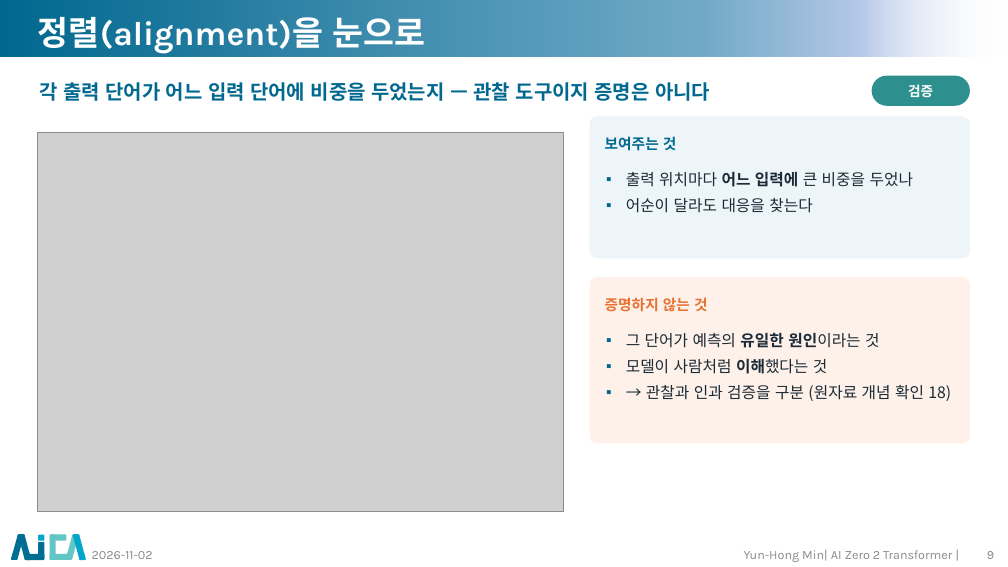
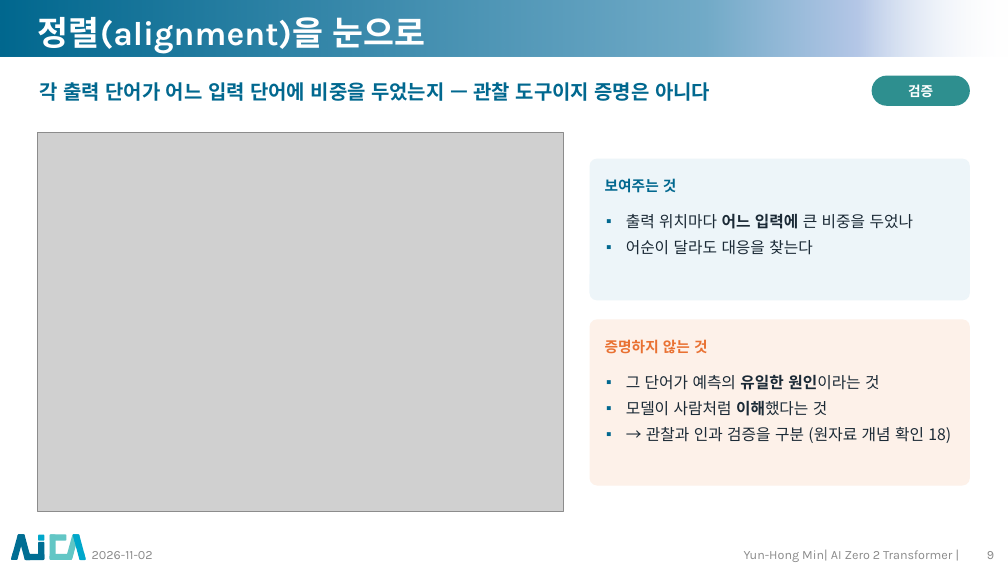
Before and after one commit to myunhh/AI-Zero-2-Transformers, a slide deck: slide 9 of lectures/week05_attention.pptx. Drawn at 1008x567 pixels with LibreOffice and Linux fonts; fonts in the diff are those of the drawing; grey boxes stand for pictures; background and template pictures are left out. Boxes give left, top, right and bottom in pixels: in the first picture for what was removed or moved away, otherwise in the second. Text is boxed around its words. In the diff, an @@ line names an element or a change of style, - is before the commit and + after.

```diff
--- a/lectures/week05_attention.pptx
+++ b/lectures/week05_attention.pptx
@@ rounded rectangle moved from (x1=590, y1=116, x2=970, y2=259) to (x1=590, y1=159, x2=970, y2=301) @@
@@ 4 texts, 1 rounded rectangle moved together from (x1=590, y1=136, x2=970, y2=444) to (x1=590, y1=178, x2=970, y2=485) @@
```
Also in this commit, not shown: 15 other slides changed, 12 other files.
